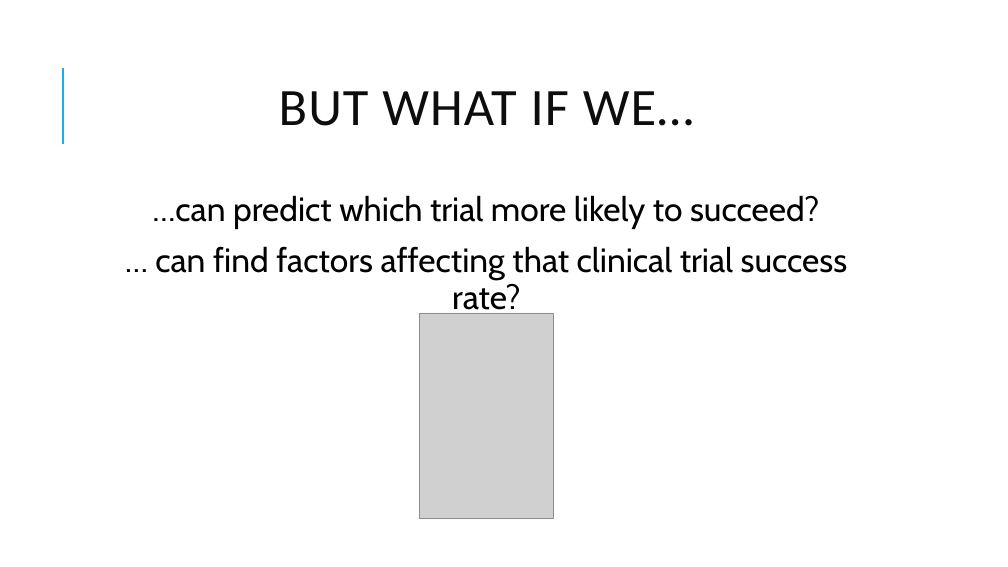
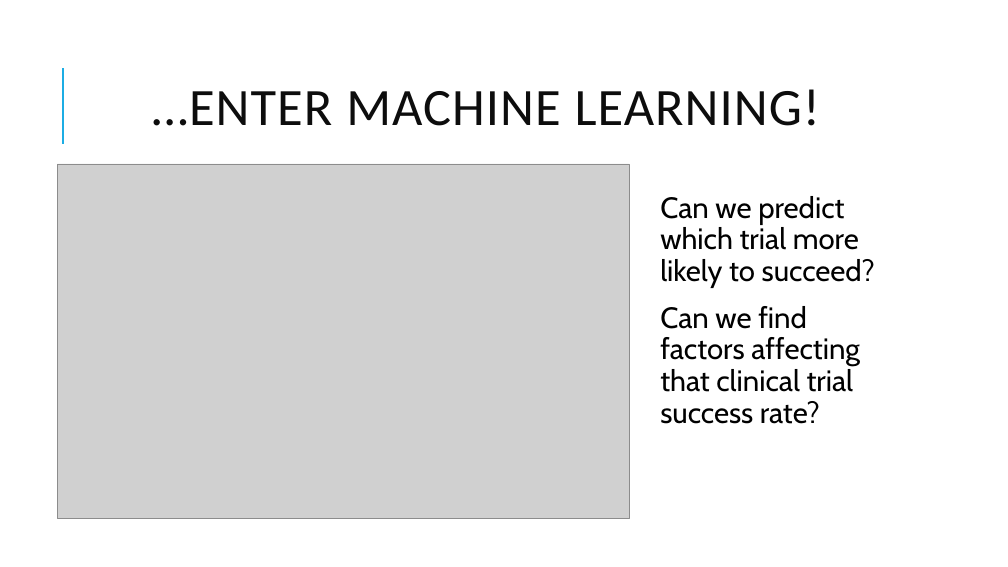
Before and after one commit to sigkarmoil/Clinical_Trial_Machine_Learning, a slide deck: slide 3 of Resources/Clinical Trial.pptx. Drawn at 1008x567 pixels with LibreOffice and Linux fonts; fonts in the diff are those of the drawing; grey boxes stand for pictures. Boxes give left, top, right and bottom in pixels: in the first picture for what was removed or moved away, otherwise in the second. Text is boxed around its words. In the diff, an @@ line names an element or a change of style, - is before the commit and + after.

```diff
--- a/Resources/Clinical Trial.pptx
+++ b/Resources/Clinical Trial.pptx
@@ title at [152, 89, 820, 126]: text changed @@
-BUT WHAT IF WE…
+…ENTER MACHINE LEARNING!
@@ picture added at [57, 164, 629, 519] @@
@@ text at [660, 196, 875, 424]: text changed; size 32 to 28 pt @@
-…can predict which trial more likely to succeed?
-… can find factors affecting that clinical trial success rate?
+Can we predict which trial more likely to succeed?
+Can we find factors affecting that clinical trial success rate?
@@ picture removed at [420, 314, 553, 519] @@
```
Also in this commit, not shown: 4 other slides changed, 4 slides added, 3 slides removed.
